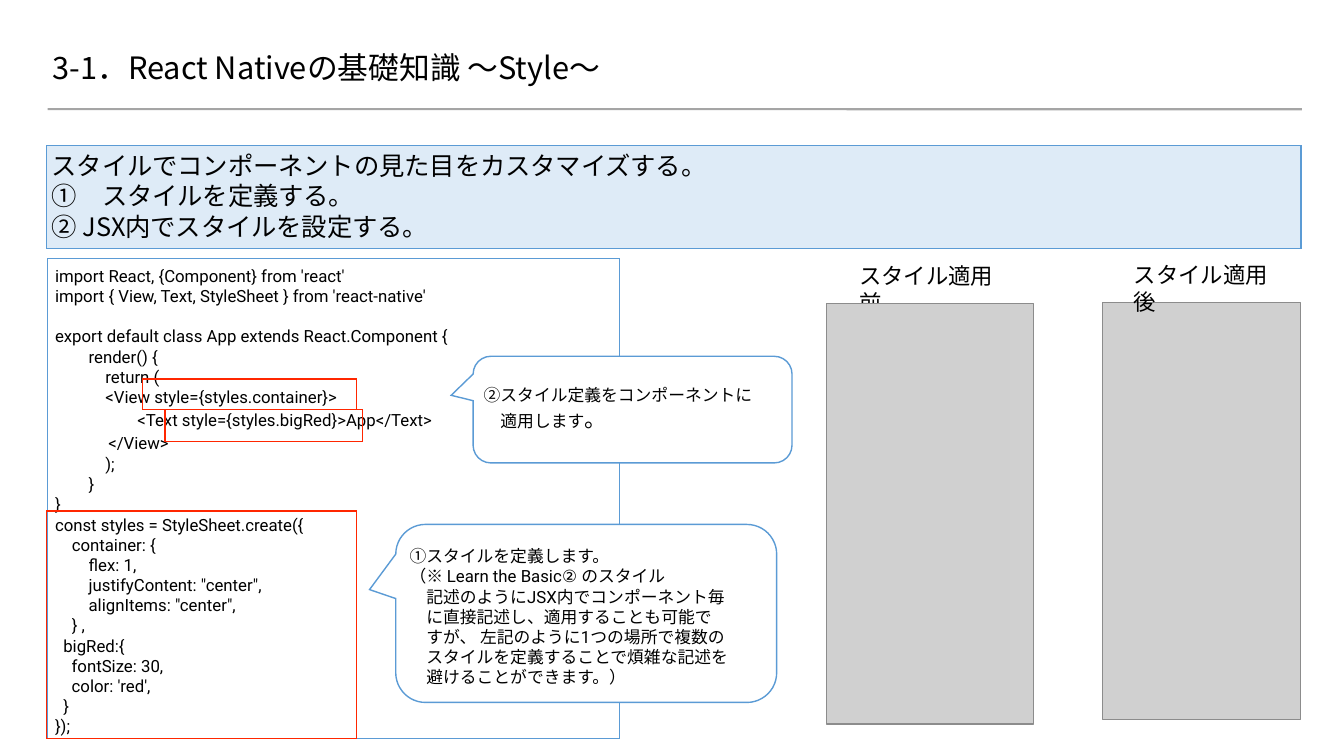
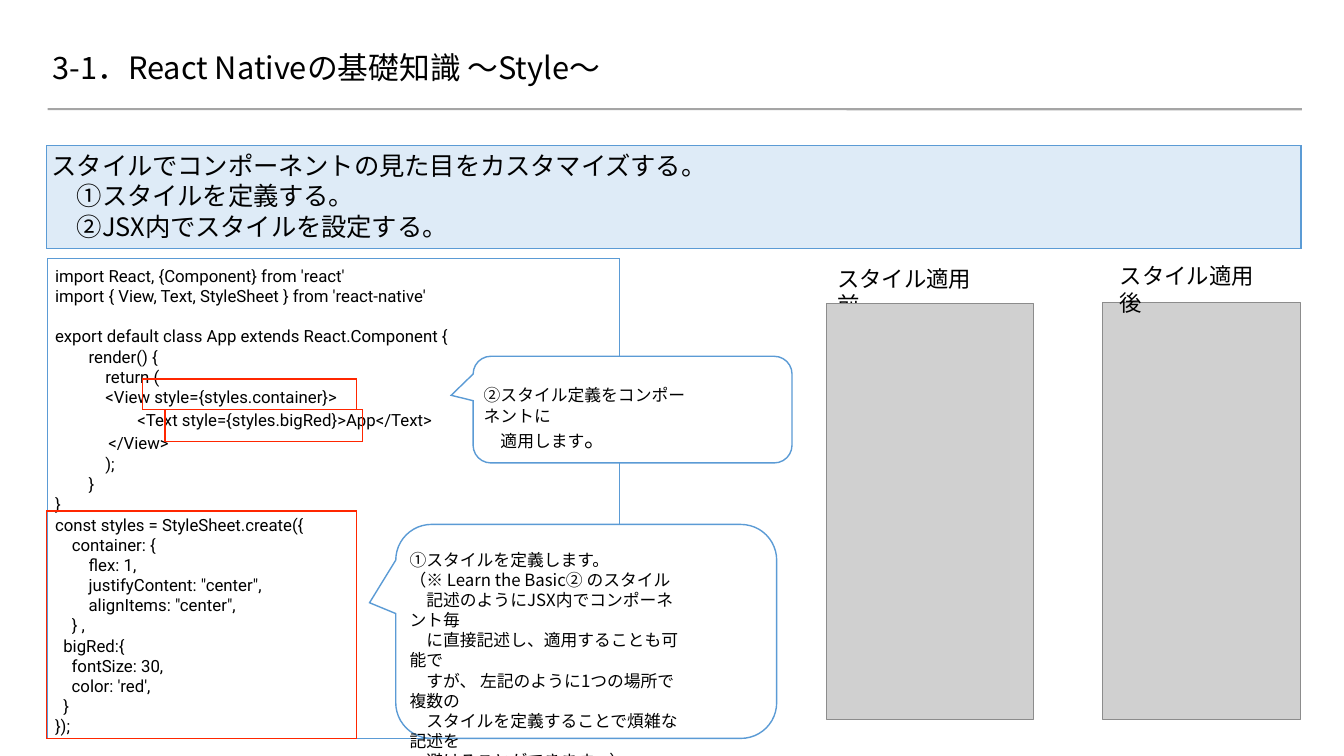
Before and after one commit to 2018SYSTEMI34/diary, a slide deck: slide 3 of doc/02_SlideShare/01.ネタ/３_ReactNative基礎知識/react-native.pptx. Drawn at 1344x756 pixels with LibreOffice and Linux fonts; fonts in the diff are those of the drawing; grey boxes stand for pictures; background and template pictures are left out. Boxes give left, top, right and bottom in pixels: in the first picture for what was removed or moved away, otherwise in the second. Text is boxed around its words. In the diff, an @@ line names an element or a change of style, - is before the commit and + after.

Commit message:
reactnative基礎知識＿最終修正20190329
reactnative基礎知識＿最終修正20190329

```diff
--- a/doc/02_SlideShare/01.ネタ/３_ReactNative基礎知識/react-native.pptx
+++ b/doc/02_SlideShare/01.ネタ/３_ReactNative基礎知識/react-native.pptx
@@ text at bbox=[77, 183, 448, 238]: spaces changed @@
-① スタイルを定義する。
-② JSX内でスタイルを設定する。
+①スタイルを定義する。
+②JSX内でスタイルを設定する。
@@ text "スタイル適用前": place and size @@
-text "スタイル適用前" at bbox=[859, 265, 993, 304]
+text "スタイル適用前" at bbox=[837, 268, 971, 304]
@@ text "スタイル適用後": place and size @@
-text "スタイル適用後" at bbox=[1134, 264, 1268, 312]
+text "スタイル適用後" at bbox=[1120, 265, 1254, 313]
@@ picture: place and size @@
-picture at bbox=[827, 303, 1033, 725]
+picture at bbox=[827, 303, 1033, 720]
@@ font Roboto to Noto Sans CJK JP in 4 elements at bbox=[1120, 265, 1254, 313], bbox=[837, 268, 971, 304], bbox=[410, 552, 678, 749], bbox=[500, 433, 607, 449] @@
@@ rounded speech box: place and size @@
-rounded speech box at bbox=[396, 524, 777, 703]
+rounded speech box at bbox=[396, 524, 777, 738]
```
Also in this commit, not shown: 10 other slides changed, 1 slide added, 1 other file.
